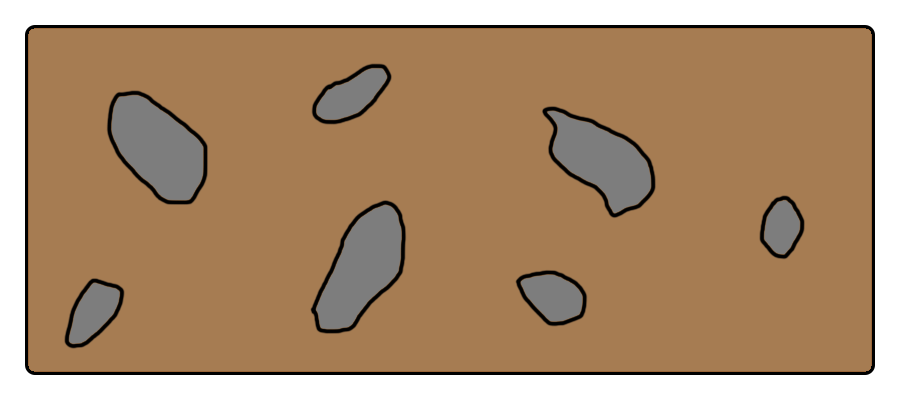
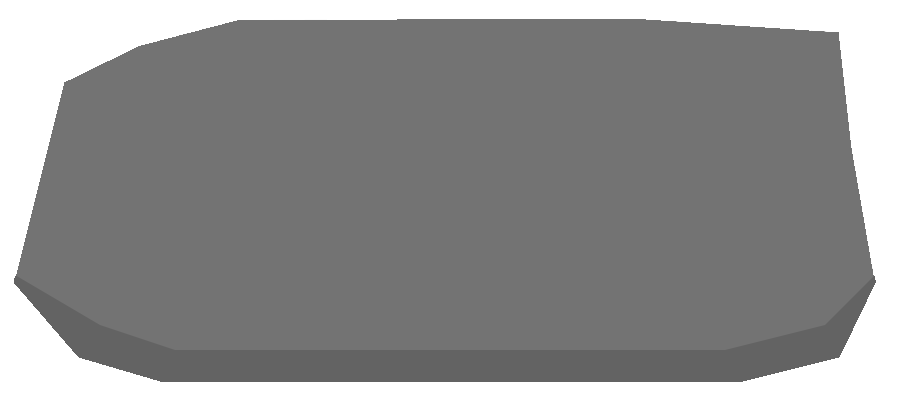
Layered file, before and after one edit (900x400). Changes by layer:
added layer "Layer 2" above "Layer 1" over [14, 275, 876, 382]
added layer "Layer 1" above "Rounded Rectangle 1" over [14, 19, 875, 382]
hid "Rounded Rectangle 1" over [25, 25, 875, 375]
